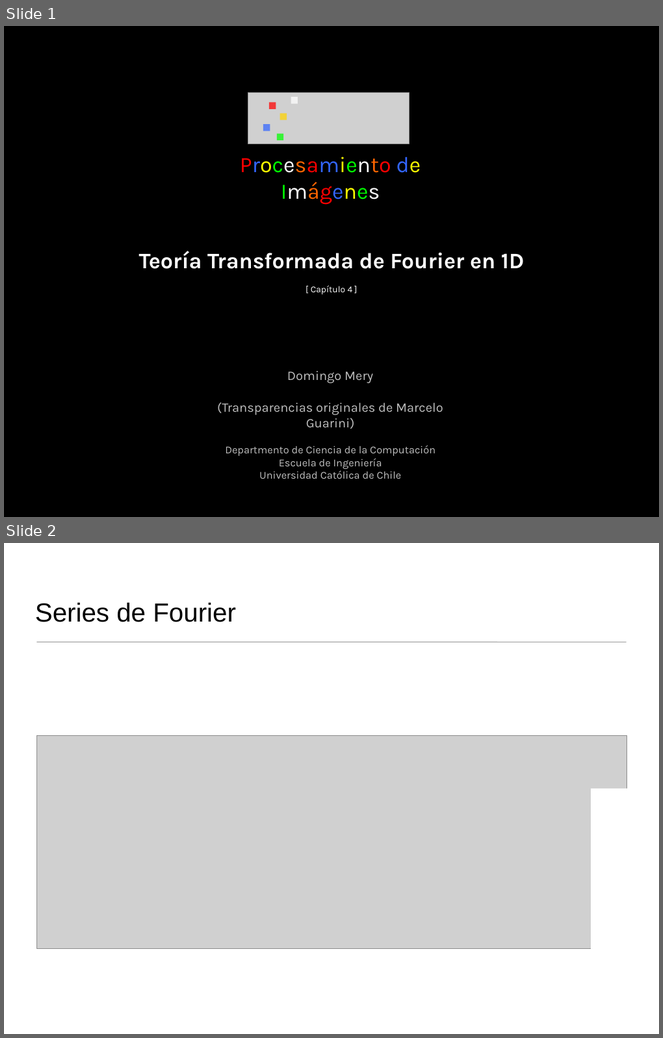
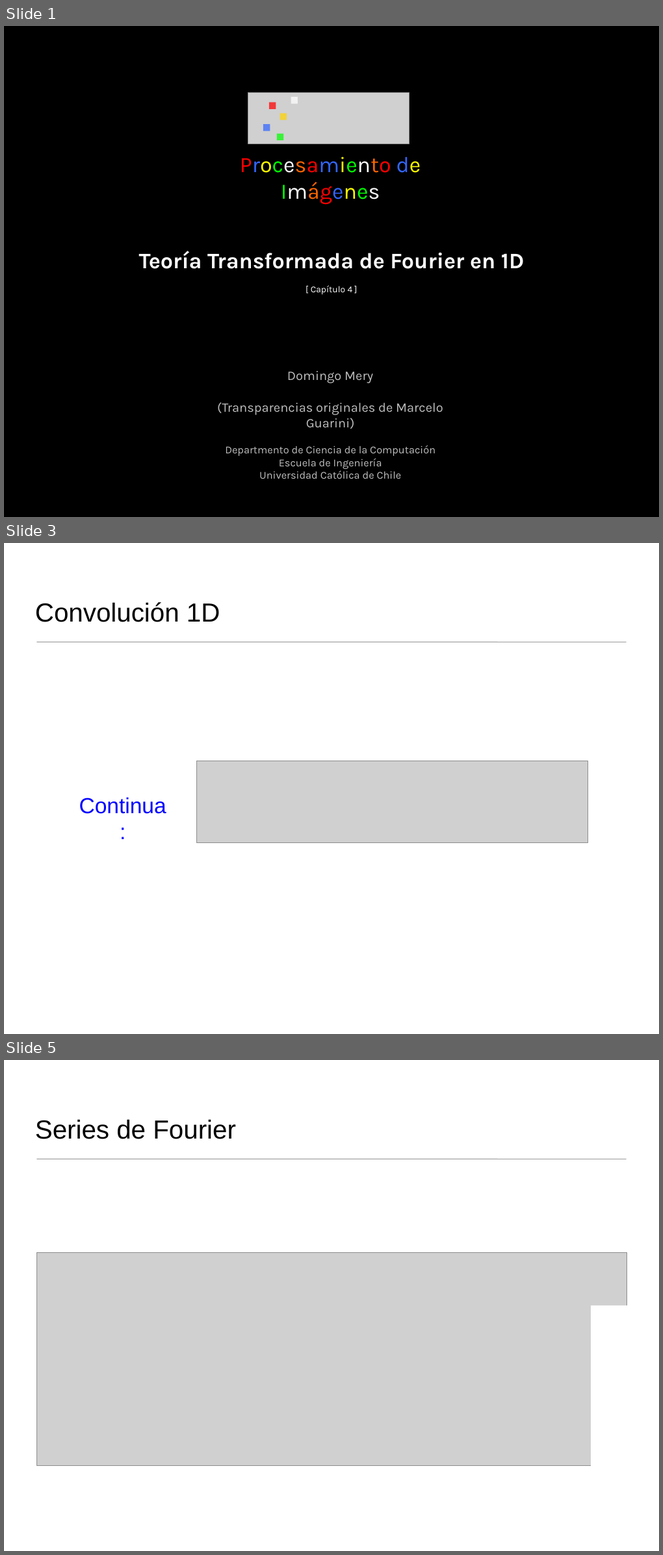
Before and after one commit to domingomery/imagenes, a slide deck: clases/Cap04_Sistemas_Lineales/presentations/IMG04_Fourier1D_Teoria.pptx. Shown one above the other, each under a label of ours: slides 1 and 2 before the commit, slides 1, 3 and 5 after it; the slides between them are not shown. The pictures are 663x1038 and 663x1555 pixels, drawn with LibreOffice and Linux fonts; fonts in the diff are those of the drawing; grey boxes stand for pictures. Boxes give left, top, right and bottom in pixels: in the first picture for what was removed or moved away, otherwise in the second. Text is boxed around its words. In the diff, an @@ line names an element or a change of style, - is before the commit and + after.

```diff
--- a/clases/Cap04_Sistemas_Lineales/presentations/IMG04_Fourier1D_Teoria.pptx
+++ b/clases/Cap04_Sistemas_Lineales/presentations/IMG04_Fourier1D_Teoria.pptx
@@ slide 3 added at (x1=4, y1=543, x2=659, y2=1034), background #FFFFFF @@
@@ text added at (x1=35, y1=602, x2=220, y2=622), 32 pt, text #000000 @@
+Convolución 1D
@@ line added from (37, 642) to (627, 642), #9A9A9A 0.75 pt @@
@@ picture added at (x1=196, y1=761, x2=588, y2=843) @@
@@ text added at (x1=79, y1=797, x2=166, y2=814), 26.7 pt, text #0000FF @@
+Continua:
@@ what was slide 2 is now slide 5 @@
```
Also in this commit, not shown: 10 slides changed, 3 other slides added, 1 other file.
